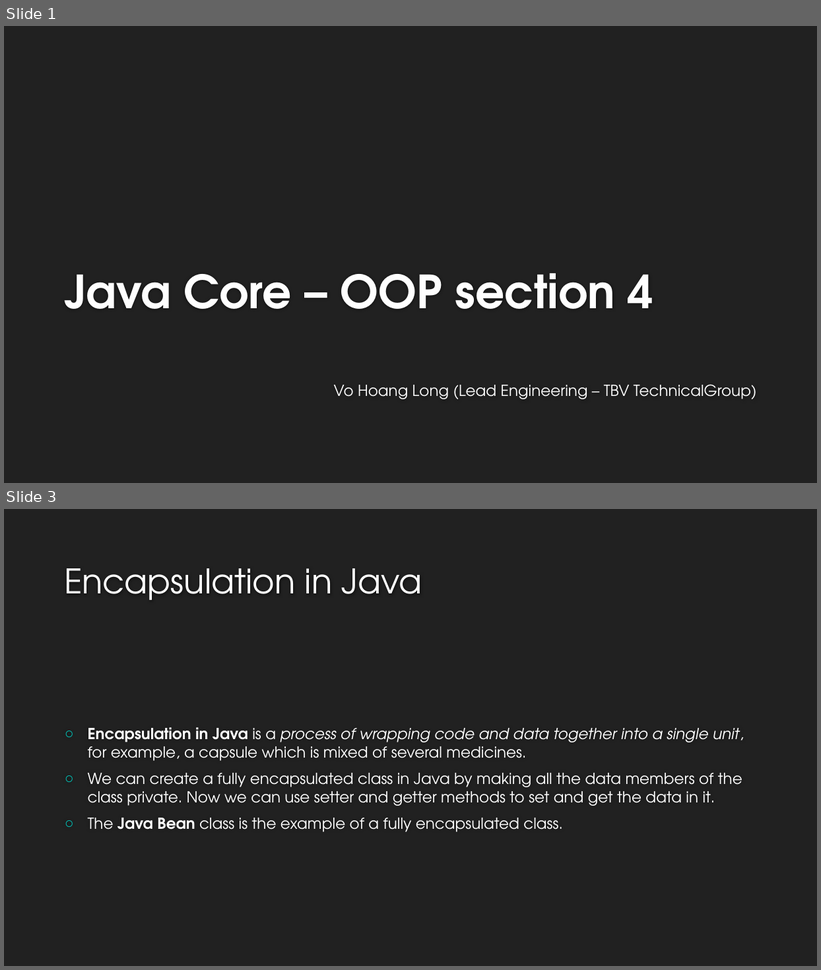
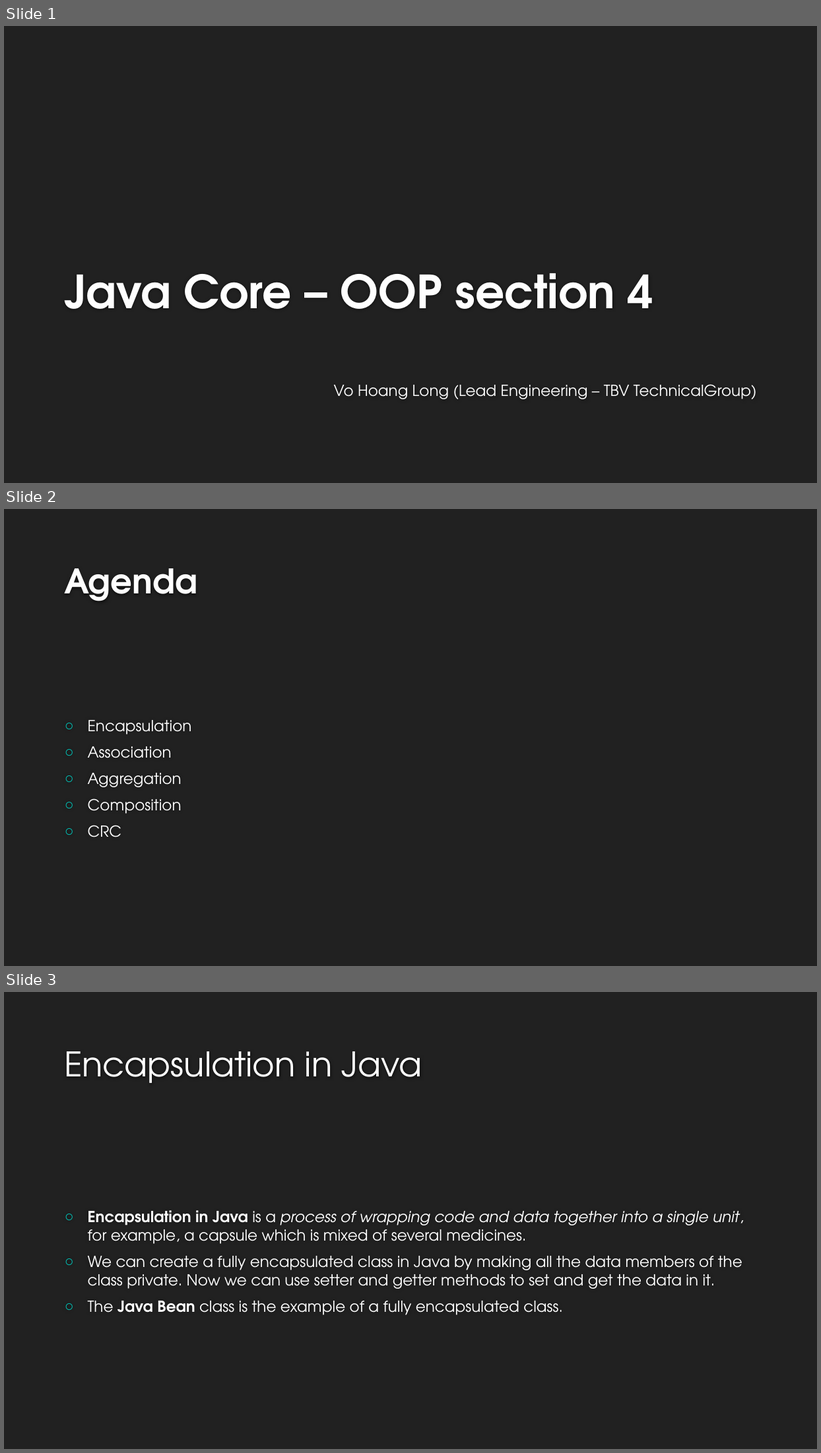
Before and after one commit to longvhdeveloper/java-2019, a slide deck: slide/oop-section04.pptx. Shown one above the other, each under a label of ours: slides 1 and 3 before the commit, slides 1, 2 and 3 after it; the slides between them are not shown. The pictures are 821x970 and 821x1453 pixels, drawn with LibreOffice and Linux fonts; fonts in the diff are those of the drawing; background and template pictures are left out. Boxes give left, top, right and bottom in pixels: in the first picture for what was removed or moved away, otherwise in the second. Text is boxed around its words. In the diff, an @@ line names an element or a change of style, - is before the commit and + after.

Commit message:
update slide

```diff
--- a/slide/oop-section04.pptx
+++ b/slide/oop-section04.pptx
@@ slide 2 added at bbox=[4, 509, 817, 966], background #212121 @@
@@ title added at bbox=[64, 568, 197, 601], 40 pt, text #FEFEFE, bold @@
+Agenda
@@ text added at bbox=[88, 720, 192, 838], 18 pt, text #FFFFFF @@
+○ Encapsulation
+○ Association
+○ Aggregation
+○ Composition
+○ CRC
```
Also in this commit, not shown: 1 slide removed, 1 other file.
